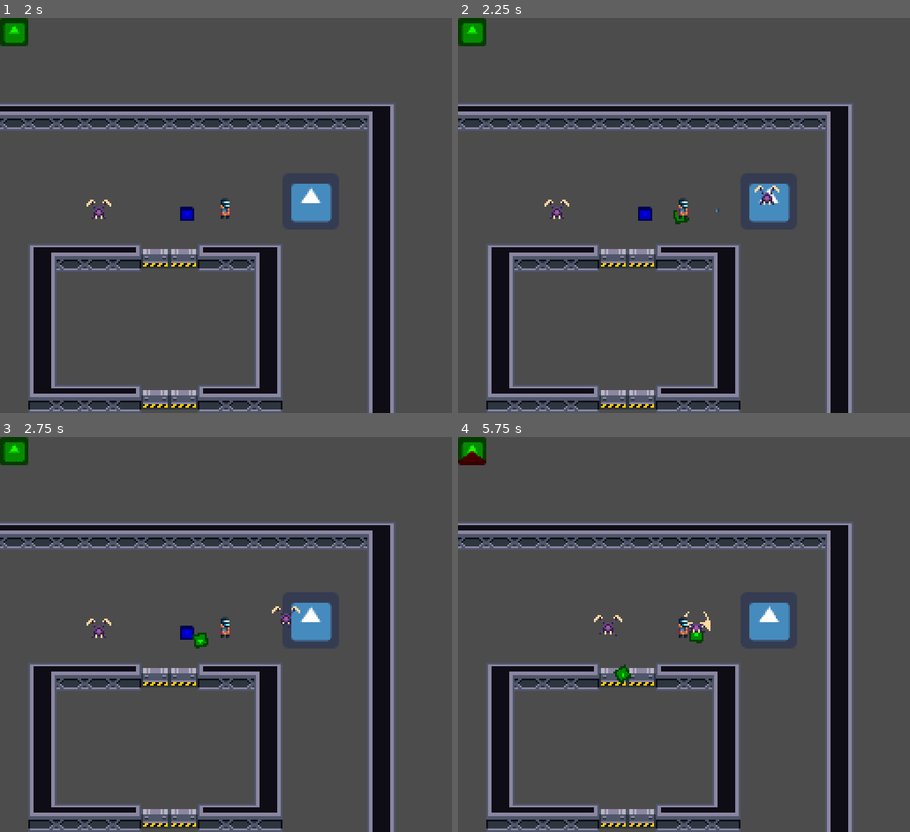
Above: before the commit, frames 1-4 (two rows, left to right).
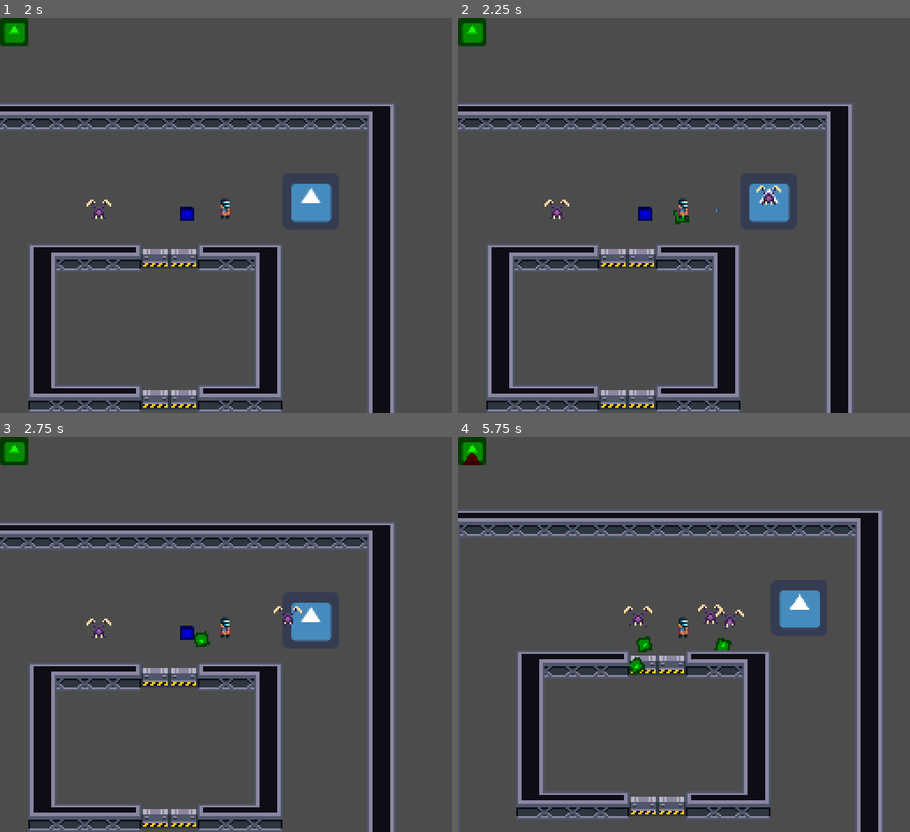
Above: after the commit, the same moments.

Repository: SpaceyLake/Abandon-Ship-LD50
Game: Godot game, scene res://TestWorld.tscn
Same seed, same stepped clock (60 frames per second), same inputs: the game is played once before the commit and once after it. The project has no main scene, so this scene is started directly. The engine's default icon, where the game draws it, is replaced by a stand-in: a white triangle on a blue panel in a dark square.
Inputs:
- Up to frame 1 (2 s): tap Enter at 0.5 s; hold Right (fire_right) 0.53-1.28 s; tap Space at 1.25 s; hold Down (fire_down) from 1.28 s (still down)
- Up to frame 2 (2.25 s): tap Enter at 2 s; release Down (fire_down) at 2.03 s; hold Right (fire_right) from 2.03 s (still down)
- Up to frame 3 (2.75 s): keep holding Right (fire_right)
- Up to frame 4 (5.75 s): release Right (fire_right) at 2.78 s; hold Up (fire_up) 2.78-3.53 s; hold Left (fire_left) 3.53-5.03 s; hold Down (fire_down) from 5.03 s (still down)

Frame 1 is identical in both runs. In frame 2, 0.1% of the frame differs, in the area x 47-72%, y 42-52%; in frame 3, 0.2%; in frame 4, 37%, in the area x 0-95%, y 3-100%.
Error before the commit: Invalid call. Nonexistent function '_set_target_position' in base 'KinematicBody2D (Enemy.gd)'. (res://Enemy/EnemySpawner.gd:22)

Commit message:
Fixed knockback + enemy snawning

Diff:
--- a/Enemy/Enemy.gd
+++ b/Enemy/Enemy.gd
@@ -1,4 +1,6 @@
 extends KinematicBody2D
+
+signal _enemy_killed()
 
 export var _velocity : Vector2 = Vector2.ZERO
 var _input : Vector2 = Vector2.ZERO
@@ -9,31 +11,33 @@
 export var _health : int = 5
 export var _damage : int = 1
 export var _knockback = 100
-var _known_player_position : Vector2 = Vector2.ZERO
+var _target_position : Vector2 = Vector2.ZERO
 onready var _vision : RayCast2D = $Vision
 onready var _attack_area : Area2D = $AttackArea
-
 
 var _is_attacking : bool = false
 
 func _ready():
 	add_to_group("Enemy", true)
-	_attack_area.connect("body_entered", Global._player, "_attacked", [_damage, _knockback, position])
-	_known_player_position = position
+	_attack_area.connect("body_entered", self, "_attacking")
+	_target_position = global_position
+
+func _set_target_position(target_position):
+	_target_position = target_position
 
 func _physics_process(delta):
 	#_vision.transform.
 	if Global._player != null and !_is_attacking:
 		_vision.look_at(Global._player.transform.origin)
 		if _vision.get_collider() == Global._player:
-			_known_player_position = _vision.get_collision_point()
-			if transform.origin.distance_to(_known_player_position) < _attack_distance:
+			_target_position = _vision.get_collision_point()
+			if transform.origin.distance_to(_target_position) < _attack_distance:
 				_attack_start()
 			$Vision/Icon.modulate = Color.green
 		else:
 			$Vision/Icon.modulate = Color.blue
-		if global_position.distance_to(_known_player_position) > 4:
-			_input = (_known_player_position - global_position).normalized()
+		if global_position.distance_to(_target_position) > 4:
+			_input = (_target_position - global_position).normalized()
 		else:
 			_input = Vector2.ZERO
 		_velocity += _input * _movement_speed * delta
@@ -53,13 +57,13 @@
 				$Sprite.flip_h = _input.x < 0
 
 func _bullet_hit(damage, knockback, bullet_velocity, _bullet_origin):
-	_known_player_position = _bullet_origin
+	_target_position = _bullet_origin
 	_health -= damage
 	_velocity += bullet_velocity * knockback
 	print(_velocity)
 	if _health <= 0:
+		emit_signal("_enemy_killed")
 		queue_free()
-		_attack_area.disconnect("body_entered", Global._player, "_attacked")
 
 func _attack_start():
 	_is_attacking = true
@@ -73,3 +77,6 @@
 
 func _attack_finished():
 	_is_attacking = false
+
+func _attacking(_body):
+	Global._player._attacked(_damage, _knockback * (Global._player.global_position - global_position).normalized());
--- a/Player/Player.gd
+++ b/Player/Player.gd
@@ -48,8 +48,8 @@
 func _exit_tree():
 	Global._player = null
 
-func _attacked(_body, damage, _knockback, enemy_position):
-	print(enemy_position)
+func _attacked(damage, _knockback):
+	_velocity += _knockback
 	_health -= damage
 	emit_signal("health_changed", _health)
 	if _health <= 0: get_tree().reload_current_scene()
